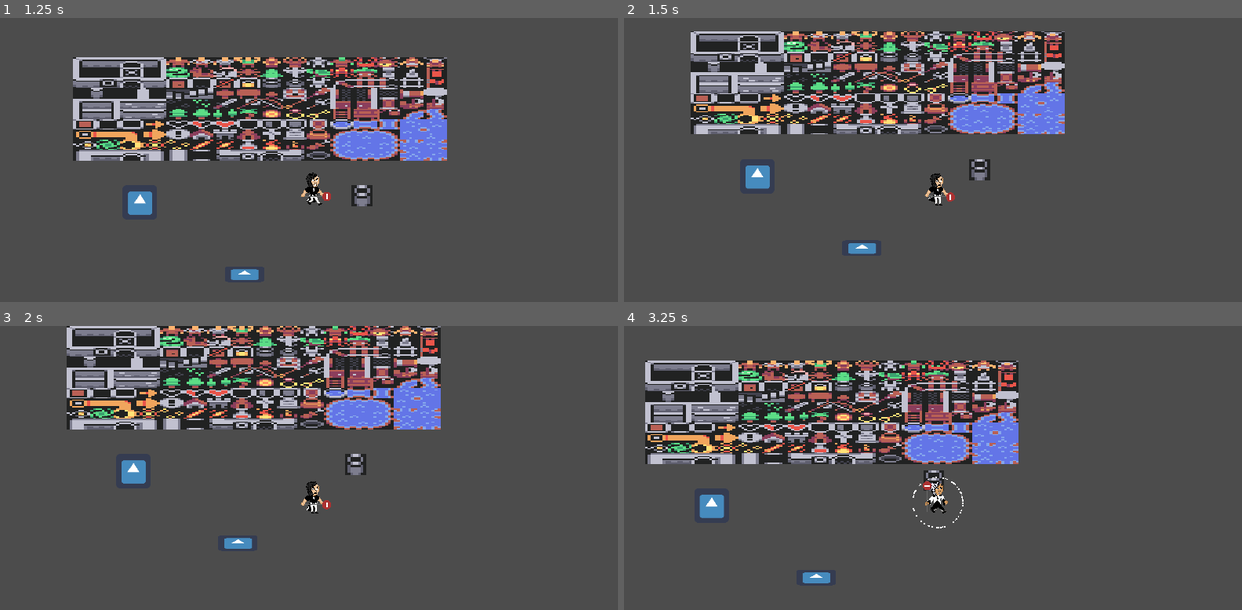
Above: before the commit, frames 1-4 (two rows, left to right).
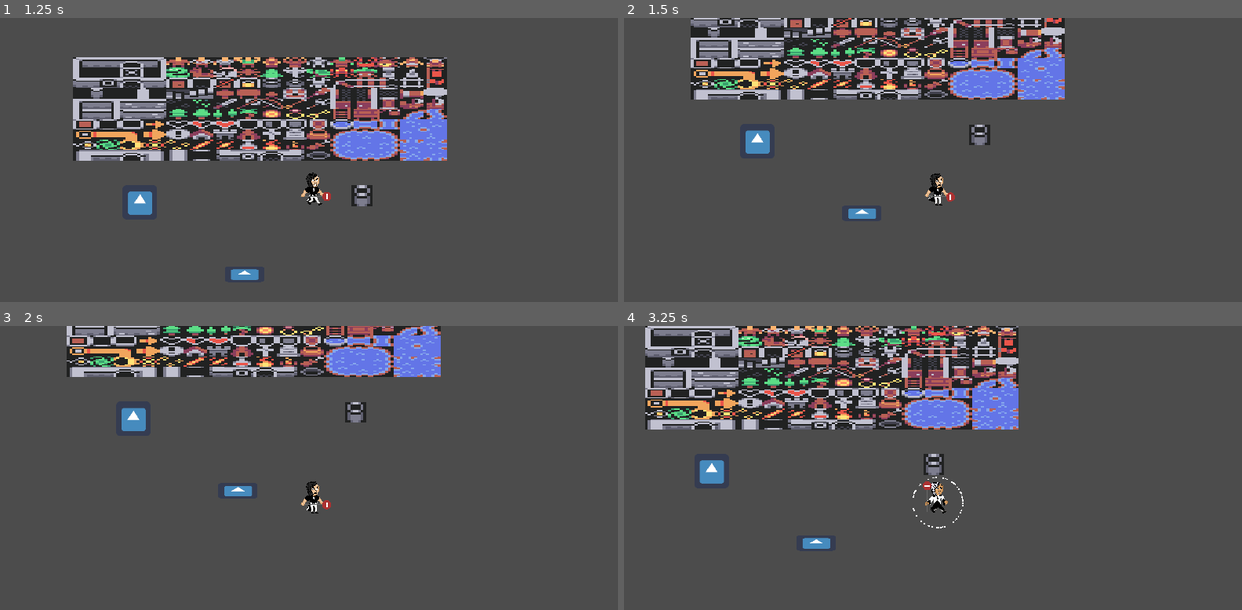
Above: after the commit, the same moments.

Repository: geniusbat/GameJam
Game: Godot game, scene res://Levels/Test.tscn
Same seed, same stepped clock (60 frames per second), same inputs: the game is played once before the commit and once after it. The engine's default icon, where the game draws it, is replaced by a stand-in: a white triangle on a blue panel in a dark square.
Inputs (mouse positions are in pixels of both pictures, inside the frame that each line leads up to):
- Up to frame 1 (1.25 s): tap Enter at 0.5 s; move the mouse to (451, 177) at 0.52 s; press the mouse at (451, 177) at 0.53 s; hold D (move_right) from 0.53 s (still down); tap Shift (dash, bound only after the commit) at 0.8 s
- Up to frame 2 (1.5 s): move the mouse to (809, 211) at 1.27 s; release D (move_right) at 1.28 s; release the mouse at (809, 211) at 1.28 s; hold S (move_down) from 1.28 s (still down); tap Shift (dash, bound only after the commit) at 1.35 s
- Up to frame 3 (2 s): keep holding S (move_down); click (185, 519) at 1.55 s
- Up to frame 4 (3.25 s): move the mouse to (1000, 425) at 2.02 s; release S (move_down) at 2.03 s; press the mouse at (1000, 425) at 2.03 s; hold D (move_right) 2.03-2.78 s; tap Shift (dash, bound only after the commit) at 2.3 s; move the mouse to (908, 573) at 2.77 s; release the mouse at (908, 573) at 2.78 s; hold W (move_up) from 2.78 s (still down); tap F (change) at 2.85 s; click (908, 573) at 3.05 s

Frame 1 is identical in both runs. In frame 2, 22% of the frame differs, in the area x 10-72%, y 0-84%; in frame 3, 20%; in frame 4, 27%, in the area x 3-64%, y 0-91%.

Commit message:
Dash implemented

Diff:
--- a/Assets/Scripts/PlayerScripts/PlayerCharacter.gd
+++ b/Assets/Scripts/PlayerScripts/PlayerCharacter.gd
@@ -8,12 +8,14 @@
 var changeTimer = 0.2 #0.2
 
 var hurtTimer = 0.3 #0.3
+var dashTimer = 0.2 #0.2
+var dashCooldown = 0.2 #0.2
 
 var moveSpeed = 100
 var inputDir := Vector2()
 var direction : Vector2
 
-enum STATES {normal, hurt, attacking}
+enum STATES {normal, hurt, attacking, dashing}
 var state = STATES.normal
 
 onready var animationPlayer : AnimationPlayer = $AnimationPlayerCorpusculo
@@ -34,10 +36,17 @@
 			if state==STATES.normal:
 				state=STATES.attacking
 				animationPlayer.play("Attack")
+	elif event.is_action_pressed("dash"):
+		if state==STATES.normal and inputDir != Vector2.ZERO and dashCooldown <= 0:
+			dashTimer = 0.2
+			dashCooldown = 0.2
+			state = STATES.dashing
 
 func _physics_process(delta):
 	if changeTimer>0:
 		changeTimer-=delta
+	if dashCooldown>0:
+		dashCooldown-=delta
 	match(state):
 		STATES.normal:
 			inputDir = Vector2()
@@ -61,6 +70,11 @@
 			hurtTimer-=delta
 			var _movement = move_and_slide(direction*moveSpeed)
 			if hurtTimer<0:
+				state=STATES.normal
+		STATES.dashing:
+			dashTimer-=delta
+			move_and_slide(inputDir*moveSpeed*3)
+			if dashTimer<0:
 				state=STATES.normal
 	PushBoxes()
 
--- a/Objects/Player/PlayerCharacter.tscn
+++ b/Objects/Player/PlayerCharacter.tscn
@@ -29,6 +29,78 @@
 atlas = ExtResource( 8 )
 region = Rect2( 402, 0, 134, 139 )
 
+[sub_resource type="AtlasTexture" id=13]
+atlas = ExtResource( 7 )
+region = Rect2( 0, 0, 134, 139 )
+
+[sub_resource type="AtlasTexture" id=14]
+atlas = ExtResource( 7 )
+region = Rect2( 134, 0, 134, 139 )
+
+[sub_resource type="AtlasTexture" id=15]
+atlas = ExtResource( 7 )
+region = Rect2( 268, 0, 134, 139 )
+
+[sub_resource type="AtlasTexture" id=16]
+atlas = ExtResource( 7 )
+region = Rect2( 402, 0, 134, 139 )
+
+[sub_resource type="AtlasTexture" id=18]
+atlas = ExtResource( 7 )
+region = Rect2( 670, 0, 134, 139 )
+
+[sub_resource type="AtlasTexture" id=17]
+atlas = ExtResource( 7 )
+region = Rect2( 536, 0, 134, 139 )
+
+[sub_resource type="AtlasTexture" id=32]
+atlas = ExtResource( 9 )
+region = Rect2( 0, 0, 134, 139 )
+
+[sub_resource type="AtlasTexture" id=33]
+atlas = ExtResource( 9 )
+region = Rect2( 134, 0, 134, 139 )
+
+[sub_resource type="AtlasTexture" id=34]
+atlas = ExtResource( 9 )
+region = Rect2( 268, 0, 134, 139 )
+
+[sub_resource type="AtlasTexture" id=35]
+atlas = ExtResource( 9 )
+region = Rect2( 402, 0, 134, 139 )
+
+[sub_resource type="AtlasTexture" id=29]
+atlas = ExtResource( 8 )
+region = Rect2( 0, 0, 134, 139 )
+
+[sub_resource type="AtlasTexture" id=25]
+atlas = ExtResource( 6 )
+region = Rect2( 0, 0, 134, 139 )
+
+[sub_resource type="AtlasTexture" id=26]
+atlas = ExtResource( 6 )
+region = Rect2( 134, 0, 134, 139 )
+
+[sub_resource type="AtlasTexture" id=27]
+atlas = ExtResource( 6 )
+region = Rect2( 268, 0, 134, 139 )
+
+[sub_resource type="AtlasTexture" id=28]
+atlas = ExtResource( 6 )
+region = Rect2( 402, 0, 134, 139 )
+
+[sub_resource type="AtlasTexture" id=36]
+atlas = ExtResource( 9 )
+region = Rect2( 134, 0, 134, 139 )
+
+[sub_resource type="AtlasTexture" id=31]
+atlas = ExtResource( 5 )
+region = Rect2( 0, 0, 120, 100 )
+
+[sub_resource type="AtlasTexture" id=37]
+atlas = ExtResource( 5 )
+region = Rect2( 0, 0, 134, 139 )
+
 [sub_resource type="AtlasTexture" id=38]
 atlas = ExtResource( 5 )
 region = Rect2( 0, 0, 134, 139 )
@@ -49,83 +121,41 @@
 atlas = ExtResource( 6 )
 region = Rect2( 134, 0, 134, 139 )
 
-[sub_resource type="AtlasTexture" id=36]
-atlas = ExtResource( 9 )
-region = Rect2( 134, 0, 134, 139 )
-
-[sub_resource type="AtlasTexture" id=32]
-atlas = ExtResource( 9 )
-region = Rect2( 0, 0, 134, 139 )
-
-[sub_resource type="AtlasTexture" id=33]
-atlas = ExtResource( 9 )
-region = Rect2( 134, 0, 134, 139 )
-
-[sub_resource type="AtlasTexture" id=34]
-atlas = ExtResource( 9 )
-region = Rect2( 268, 0, 134, 139 )
-
-[sub_resource type="AtlasTexture" id=35]
-atlas = ExtResource( 9 )
-region = Rect2( 402, 0, 134, 139 )
-
-[sub_resource type="AtlasTexture" id=13]
-atlas = ExtResource( 7 )
-region = Rect2( 0, 0, 134, 139 )
-
-[sub_resource type="AtlasTexture" id=14]
-atlas = ExtResource( 7 )
-region = Rect2( 134, 0, 134, 139 )
-
-[sub_resource type="AtlasTexture" id=15]
-atlas = ExtResource( 7 )
-region = Rect2( 268, 0, 134, 139 )
-
-[sub_resource type="AtlasTexture" id=16]
-atlas = ExtResource( 7 )
-region = Rect2( 402, 0, 134, 139 )
-
-[sub_resource type="AtlasTexture" id=18]
-atlas = ExtResource( 7 )
-region = Rect2( 670, 0, 134, 139 )
-
-[sub_resource type="AtlasTexture" id=17]
-atlas = ExtResource( 7 )
-region = Rect2( 536, 0, 134, 139 )
-
-[sub_resource type="AtlasTexture" id=25]
-atlas = ExtResource( 6 )
-region = Rect2( 0, 0, 134, 139 )
-
-[sub_resource type="AtlasTexture" id=26]
-atlas = ExtResource( 6 )
-region = Rect2( 134, 0, 134, 139 )
-
-[sub_resource type="AtlasTexture" id=27]
-atlas = ExtResource( 6 )
-region = Rect2( 268, 0, 134, 139 )
-
-[sub_resource type="AtlasTexture" id=28]
-atlas = ExtResource( 6 )
-region = Rect2( 402, 0, 134, 139 )
-
-[sub_resource type="AtlasTexture" id=29]
-atlas = ExtResource( 8 )
-region = Rect2( 0, 0, 134, 139 )
-
-[sub_resource type="AtlasTexture" id=31]
-atlas = ExtResource( 5 )
-region = Rect2( 0, 0, 120, 100 )
-
-[sub_resource type="AtlasTexture" id=37]
-atlas = ExtResource( 5 )
-region = Rect2( 0, 0, 134, 139 )
-
 [sub_resource type="SpriteFrames" id=7]
 animations = [ {
 "frames": [ SubResource( 21 ), SubResource( 22 ), SubResource( 23 ), SubResource( 24 ) ],
 "loop": true,
 "name": "CorpusculoIdle",
+"speed": 5.0
+}, {
+"frames": [ SubResource( 13 ), SubResource( 14 ), SubResource( 15 ), SubResource( 16 ), SubResource( 16 ), SubResource( 16 ), SubResource( 16 ), SubResource( 18 ), SubResource( 18 ), SubResource( 18 ), SubResource( 17 ), SubResource( 17 ), SubResource( 17 ) ],
+"loop": true,
+"name": "CorpusculoAttack",
+"speed": 16.0
+}, {
+"frames": [ SubResource( 32 ), SubResource( 33 ), SubResource( 34 ), SubResource( 35 ) ],
+"loop": true,
+"name": "OndaWalk",
+"speed": 5.0
+}, {
+"frames": [ SubResource( 29 ) ],
+"loop": true,
+"name": "CorpusculoDefault",
+"speed": 5.0
+}, {
+"frames": [ SubResource( 25 ), SubResource( 26 ), SubResource( 27 ), SubResource( 28 ) ],
+"loop": true,
+"name": "Corpusculowalk",
+"speed": 5.0
+}, {
+"frames": [ SubResource( 36 ) ],
+"loop": true,
+"name": "OndaHurt",
+"speed": 5.0
+}, {
+"frames": [ SubResource( 31 ), SubResource( 37 ) ],
+"loop": true,
+"name": "OndaDefault",
 "speed": 5.0
 }, {
 "frames": [ SubResource( 38 ), SubResource( 39 ), SubResource( 40 ), SubResource( 41 ) ],
@@ -136,36 +166,6 @@
 "frames": [ SubResource( 20 ) ],
 "loop": true,
 "name": "CorpusculoHurt",
-"speed": 5.0
-}, {
-"frames": [ SubResource( 36 ) ],
-"loop": true,
-"name": "OndaHurt",
-"speed": 5.0
-}, {
-"frames": [ SubResource( 32 ), SubResource( 33 ), SubResource( 34 ), SubResource( 35 ) ],
-"loop": true,
-"name": "OndaWalk",
-"speed": 5.0
-}, {
-"frames": [ SubResource( 13 ), SubResource( 14 ), SubResource( 15 ), SubResource( 16 ), SubResource( 16 ), SubResource( 16 ), SubResource( 16 ), SubResource( 18 ), SubResource( 18 ), SubResource( 18 ), SubResource( 17 ), SubResource( 17 ), SubResource( 17 ) ],
-"loop": true,
-"name": "CorpusculoAttack",
-"speed": 16.0
-}, {
-"frames": [ SubResource( 25 ), SubResource( 26 ), SubResource( 27 ), SubResource( 28 ) ],
-"loop": true,
-"name": "Corpusculowalk",
-"speed": 5.0
-}, {
-"frames": [ SubResource( 29 ) ],
-"loop": true,
-"name": "CorpusculoDefault",
-"speed": 5.0
-}, {
-"frames": [ SubResource( 31 ), SubResource( 37 ) ],
-"loop": true,
-"name": "OndaDefault",
 "speed": 5.0
 } ]
 
--- a/project.godot
+++ b/project.godot
@@ -79,6 +79,11 @@
 , Object(InputEventKey,"resource_local_to_scene":false,"resource_name":"","device":0,"alt":false,"shift":false,"control":false,"meta":false,"command":false,"pressed":false,"scancode":32,"physical_scancode":0,"unicode":0,"echo":false,"script":null)
  ]
 }
+dash={
+"deadzone": 0.5,
+"events": [ Object(InputEventKey,"resource_local_to_scene":false,"resource_name":"","device":0,"alt":false,"shift":false,"control":false,"meta":false,"command":false,"pressed":false,"scancode":16777237,"physical_scancode":0,"unicode":0,"echo":false,"script":null)
+ ]
+}
 
 [layer_names]
 
